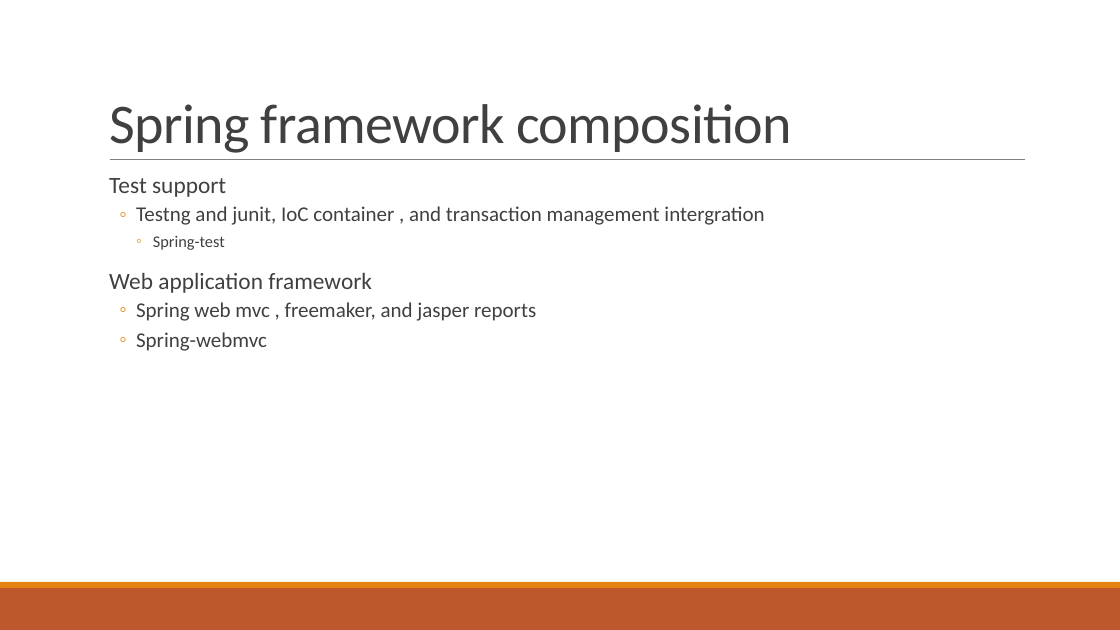
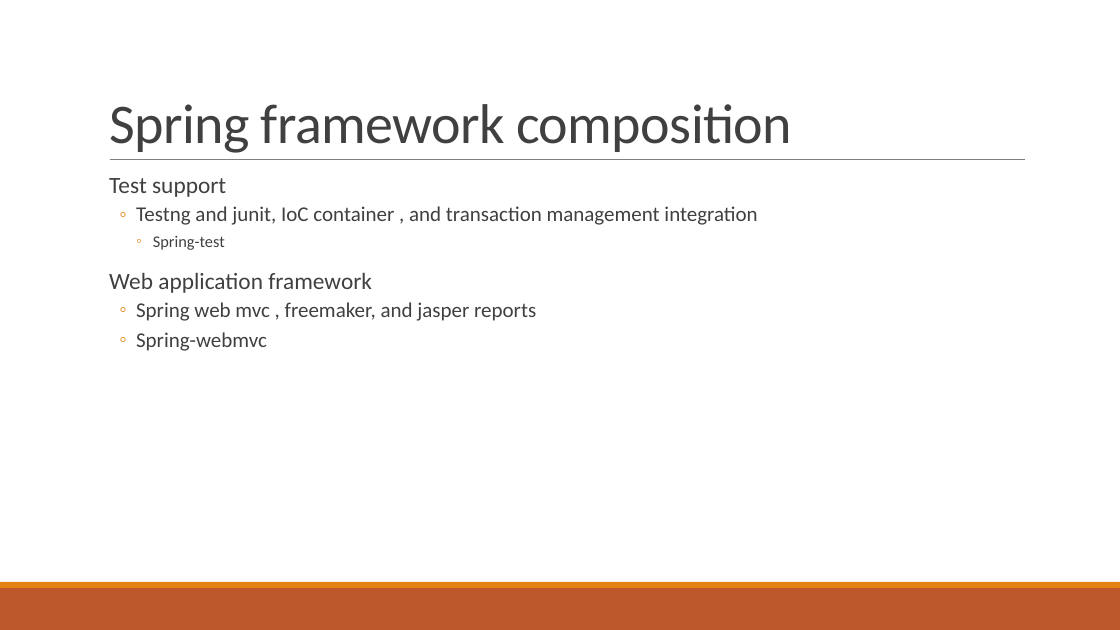
Before and after one commit to haminh10/JAVA_course_Spring_Hibernate_JPA, a slide deck: slide 31 of course/spring_lecture2.pptx. Drawn at 1120x630 pixels with LibreOffice and Linux fonts; fonts in the diff are those of the drawing. Boxes give left, top, right and bottom in pixels: in the first picture for what was removed or moved away, otherwise in the second. Text is boxed around its words. In the diff, an @@ line names an element or a change of style, - is before the commit and + after.

Commit message:
spring course v2.1

```diff
--- a/course/spring_lecture2.pptx
+++ b/course/spring_lecture2.pptx
@@ text at [136, 206, 757, 225]: text changed @@
-  ◦ Testng and junit, IoC container , and transaction management intergration
+  ◦ Testng and junit, IoC container , and transaction management integration
```
Also in this commit, not shown: 27 other slides changed, 8 other files.
